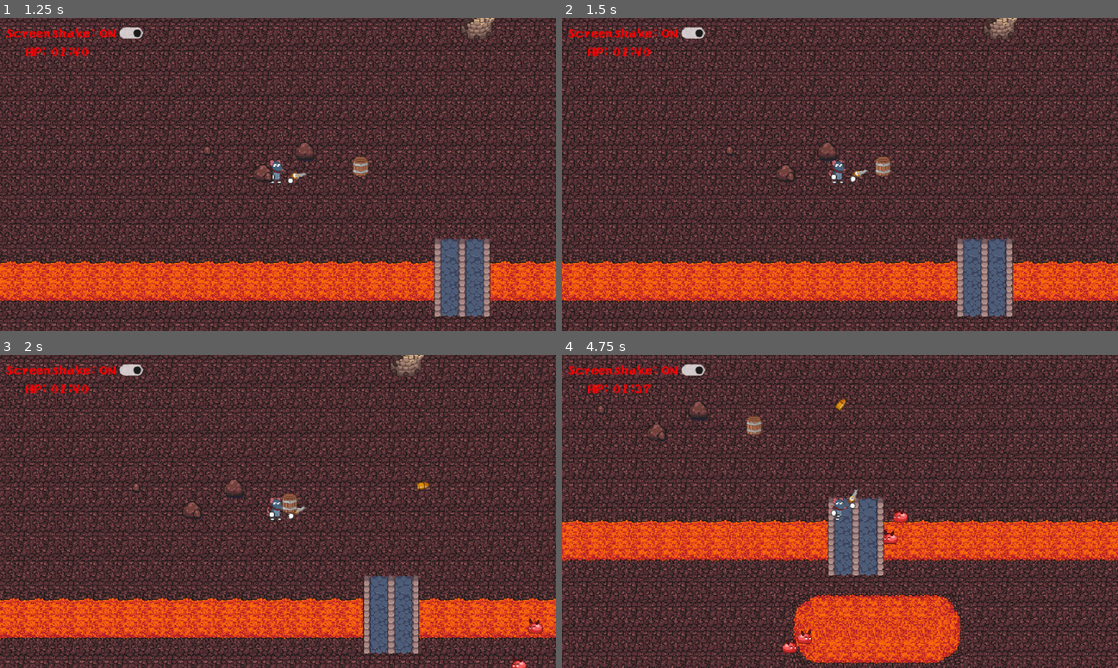
Above: before the commit, frames 1-4 (two rows, left to right).
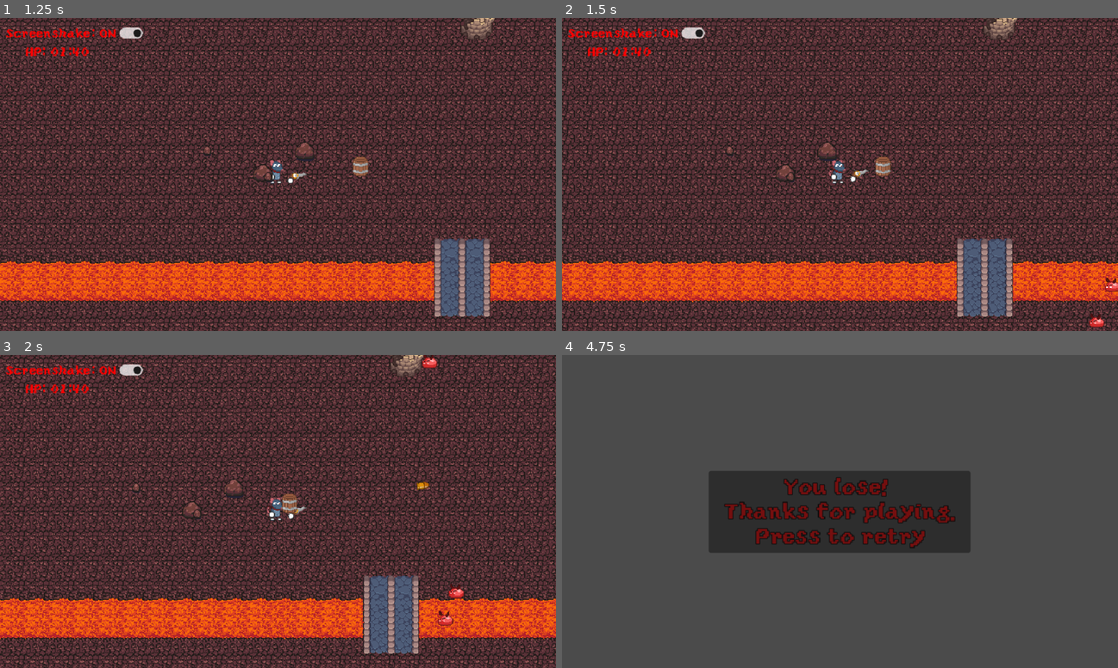
Above: after the commit, the same moments.

Repository: snwng/GMTK-Game-Jam-2026-entry
Game: Godot game, scene res://scenes/main_menu/main_menu.tscn
Same seed, same stepped clock (60 frames per second), same inputs: the game is played once before the commit and once after it. Sound files missing from this copy of the repository are replaced by a short silence.
Inputs (mouse positions are in pixels of both pictures, inside the frame that each line leads up to):
- Up to frame 1 (1.25 s): click "START" at 0.5 s
- Up to frame 2 (1.5 s): move the mouse to (962, 158) at 1.27 s; hold Right (move_right) from 1.28 s (still down); click (962, 158) at 1.35 s
- Up to frame 3 (2 s): keep holding Right (move_right)
- Up to frame 4 (4.75 s): release Right (move_right) at 2 s; click "Screenshake: ON" at 2 s; click "Screenshake: OFF" at 2.75 s; move the mouse to (728, 527) at 3.52 s; hold Down (move_down) 3.53-4.28 s; click (728, 527) at 3.6 s; move the mouse to (895, 442) at 4.27 s; hold Right (move_right) from 4.28 s (still down); click (895, 442) at 4.35 s

Frame 1 is identical in both runs. In frame 2, 0.2% of the frame differs, in the area x 94-100%, y 82-99%; in frame 3, 0.4%; in frame 4, 95%, in the area x 0-100%, y 0-100%.

Commit message:
Adjust enemy and projectile speeds, and weapon cooldown
- Increase movement speed for basic enemies, golems, and witches
- Increase spell projectile speed
- Reduce weapon cooldown by half to allow faster firing
- Remove Level 1 music stream player and clean up whitespace in scripts

Diff:
--- a/scenes/levels/Level1.tscn
+++ b/scenes/levels/Level1.tscn
@@ -24,7 +24,6 @@
 [ext_resource type="PackedScene" uid="uid://cglarhmsmqb2r" path="res://scenes/entities/rock_2.tscn" id="22_ijfg6"]
 [ext_resource type="PackedScene" uid="uid://kwm58ms7btg" path="res://scenes/entities/rock_3.tscn" id="23_ijoxy"]
 [ext_resource type="Texture2D" uid="uid://cigkvcarv18l0" path="res://assets/sprites/Assets_source.png" id="24_t2wor"]
-[ext_resource type="AudioStream" uid="uid://u8mx5pbp0bro" path="res://assets/audio/music/theme.mp3" id="25_ijfg6"]
 
 [sub_resource type="TileSetAtlasSource" id="TileSetAtlasSource_j7nyf"]
 texture = ExtResource("1_7d7pp")
@@ -3414,8 +3413,3 @@
 rotation = 1.5707964
 tile_map_data = PackedByteArray("AADv/zIAAAAAAAgAAFDv/zMAAAABAAgAAFDv/zQAAAACAAgAAFDv/zUAAAABAAgAAFDv/zYAAAACAAgAAFDv/z …(11200 unchanged characters)…
 tile_set = SubResource("TileSet_wt34f")
-
-[node name="AudioStreamPlayer" type="AudioStreamPlayer" parent="." unique_id=1231860667]
-stream = ExtResource("25_ijfg6")
-autoplay = true
-bus = &"Music"
--- a/scripts/enemy.gd
+++ b/scripts/enemy.gd
@@ -14,7 +14,7 @@
 var can_attack: bool = true
 
 func _init() -> void:
-	VELOCITY = 50.0
+	VELOCITY = 180.0
 
 func _ready() -> void:
 	self.visible = true
--- a/scripts/enemy_golem.gd
+++ b/scripts/enemy_golem.gd
@@ -21,7 +21,7 @@
 
 
 func _init() -> void:
-	VELOCITY = 25.0
+	VELOCITY = 50.0
 	MAX_HEALTH = 350
 	health = MAX_HEALTH
 
--- a/scripts/spell_projectile.gd
+++ b/scripts/spell_projectile.gd
@@ -1,6 +1,6 @@
 # This script defines the behavior of a witch's projectile in the game. It handles movement, collision detection, and damage application to entities.
 class_name SpellProjectile extends Node2D
-const SPEED: float = 250.0
+const SPEED: float = 300.0
 const LIFETIME: float = 3.0
 const DAMAGE: int = 15
 
--- a/scripts/weapon.gd
+++ b/scripts/weapon.gd
@@ -2,7 +2,7 @@
 class_name Weapon extends Node2D
 
 @export var Projectile_Spawn_Offset: float = 50.0
-@export var cooldown: float = 0.5
+@export var cooldown: float = 0.25
 
 var can_fire: bool = true
 
--- a/scripts/witch.gd
+++ b/scripts/witch.gd
@@ -9,7 +9,7 @@
 const SPELL_SCENE_PATH: String = "res://scenes/entities/spell_projectile.tscn"
 
 func _init() -> void:
-	VELOCITY = 40.0
+	VELOCITY = 70.0
 
 func _ready() -> void:
 	self.visible = true
